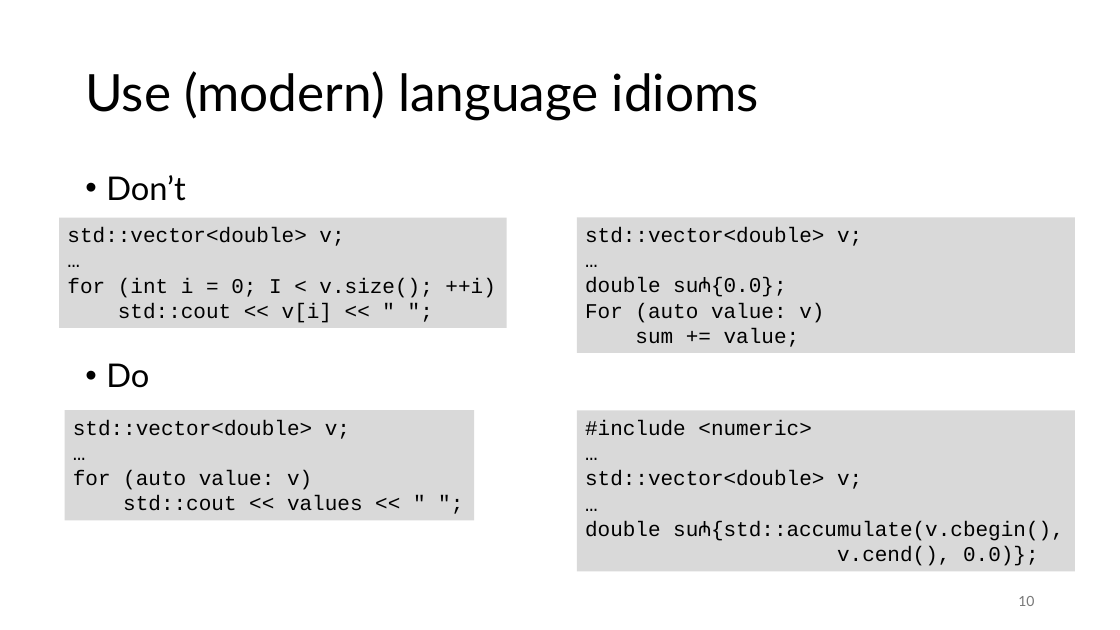
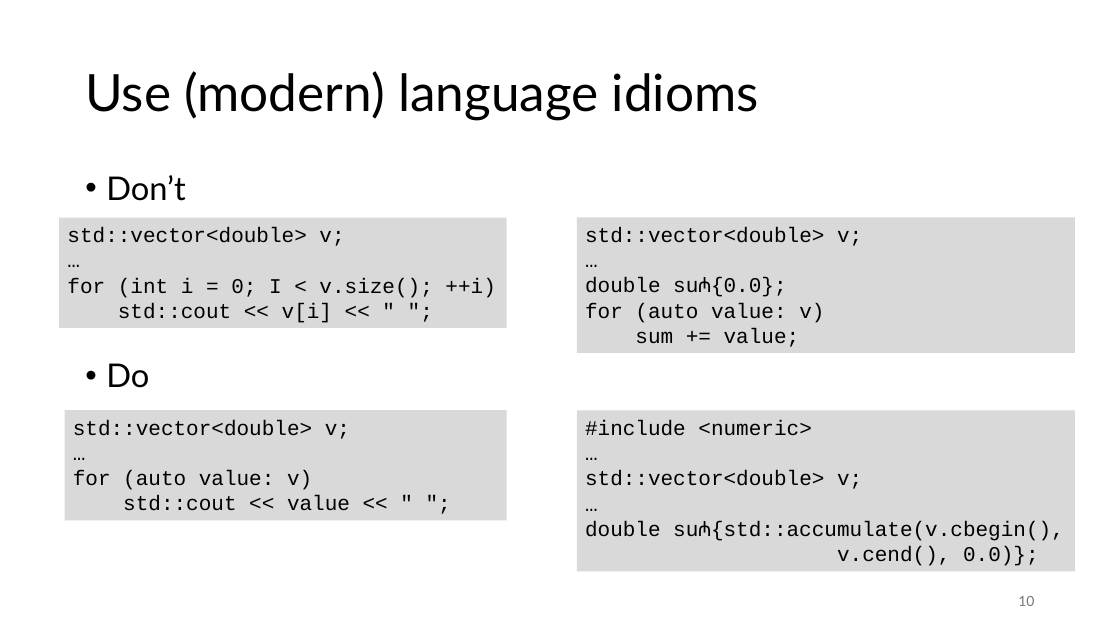
Before and after one commit to gjbex/C-plus-plus-software-engineering, a slide deck: slide 10 of cpp_software_engineering.pptx. Drawn at 1120x630 pixels with LibreOffice and Linux fonts; fonts in the diff are those of the drawing. Boxes give left, top, right and bottom in pixels: in the first picture for what was removed or moved away, otherwise in the second. Text is boxed around its words. In the diff, an @@ line names an element or a change of style, - is before the commit and + after.

Commit message:
Fix typos

```diff
--- a/cpp_software_engineering.pptx
+++ b/cpp_software_engineering.pptx
@@ text in rectangle at [585,303,824,323]: text changed @@
-For (auto value: v)
+for (auto value: v)
@@ rectangle "std::vector<double> v;": place and size @@
-rectangle "std::vector<double> v;" at [65,410,475,520]
+rectangle "std::vector<double> v;" at [65,410,507,520]
@@ text in rectangle at [123,496,350,511]: text changed @@
-std::cout << values << " ";
+std::cout << value << " ";
```
Also in this commit, not shown: 3 other slides changed.
